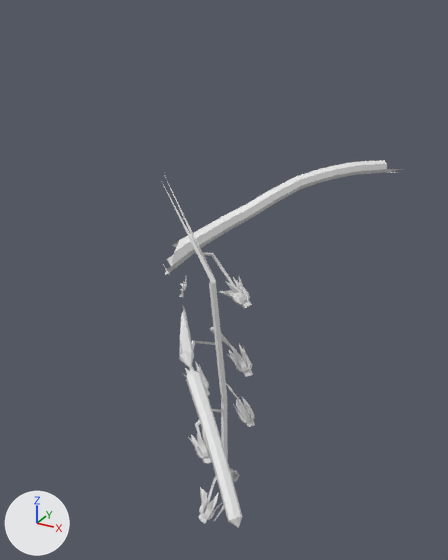
A saved change to the OBJ model meshes/env/plants/v9_rachis2.obj.
The view is the same before and after, from a 50 mm lens placed at (0.162, -0.233, 0.151), pointed at (0.007, 0.049, 0.01). Every picture has the same lights, and +X, +Y and +Z are marked at lower left. The picture after the commit comes second. Where no turn or scale is listed for an object, it has been applied to the vertices. Vertices at exactly the same position are counted once.

Before the edit, the objects in view are built like this:
```python
me_v9_rachis2 = bpy.data.meshes.new('v9_rachis2')
me_v9_rachis2.from_pydata(...)  # 941 vertices, 1757 faces; spans x -0.049..0.087, y -0.087..0.164, z -0.131..0.075
ob_v9_rachis2 = bpy.data.objects.new('v9_rachis2', me_v9_rachis2)
ob_v9_rachis2.location = (0.0, 0.0, 0.0)
```
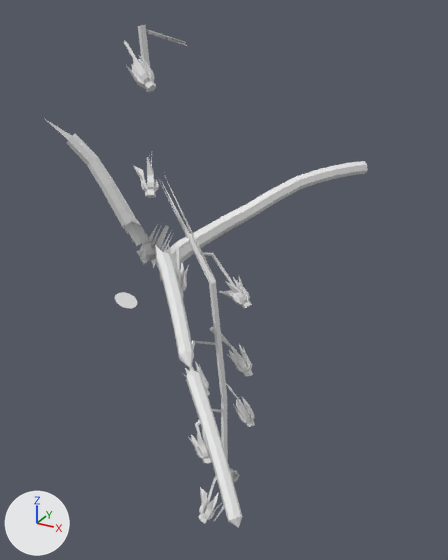
What the commit changed:
me_v9_rachis2 is used by ob_v9_rachis2; location (0.0, 0.0, 0.0).
me_v9_rachis2 had 941 vertices, 1757 faces and spanned x -0.049..0.087, y -0.087..0.164, z -0.131..0.075.
me_v9_rachis2 now has 1358 vertices, 2481 faces and spans x -0.102..0.087, y -0.087..0.145, z -0.131..0.144.
me_v9_rachis2 part 1: a new loose piece of 90 vertices spanning x -0.018..0.0, y -0.003..0.005, z 0.117..0.138.
me_v9_rachis2 part 2: a new loose piece of 71 vertices spanning x -0.098..-0.049, y 0.03..0.065, z 0.007..0.094.
me_v9_rachis2 part 3: a new loose piece of 66 vertices spanning x -0.018..-0.004, y -0.001..0.012, z 0.067..0.09.
me_v9_rachis2 part 4: a new loose piece of 16 vertices spanning x -0.102..-0.087, y 0.079..0.096, z -0.046..-0.038.
me_v9_rachis2 part 5: 164 vertices added at x -0.06..0.029, y -0.036..0.075, z -0.009..0.074.
me_v9_rachis2 part 6: 19 vertices added at x -0.018..-0.005, y 0.012..0.035, z 0.119..0.144.
me_v9_rachis2 part 7: 9 vertices removed from x 0.06..0.074, y 0.152..0.164, z 0.054..0.063.

Changed parts and their boxes [x1, y1, x2, y2] in the pictures (448 x 560 px):
'v9_rachis2', reshaped (33% wider, 37% taller): before [163, 160, 404, 528]; after [45, 25, 367, 528]
part 1 of me_v9_rachis2, added: after [124, 41, 157, 92]
part 2 of me_v9_rachis2, added: after [45, 119, 156, 259]
part 3 of me_v9_rachis2, added: after [133, 157, 159, 198]
part 4 of me_v9_rachis2, added: after [115, 292, 137, 308]
part 5 of me_v9_rachis2, added: after [137, 185, 207, 358]
part 6 of me_v9_rachis2, added: after [138, 25, 187, 67]
part 7 of me_v9_rachis2, deleted: before [365, 160, 404, 174]
